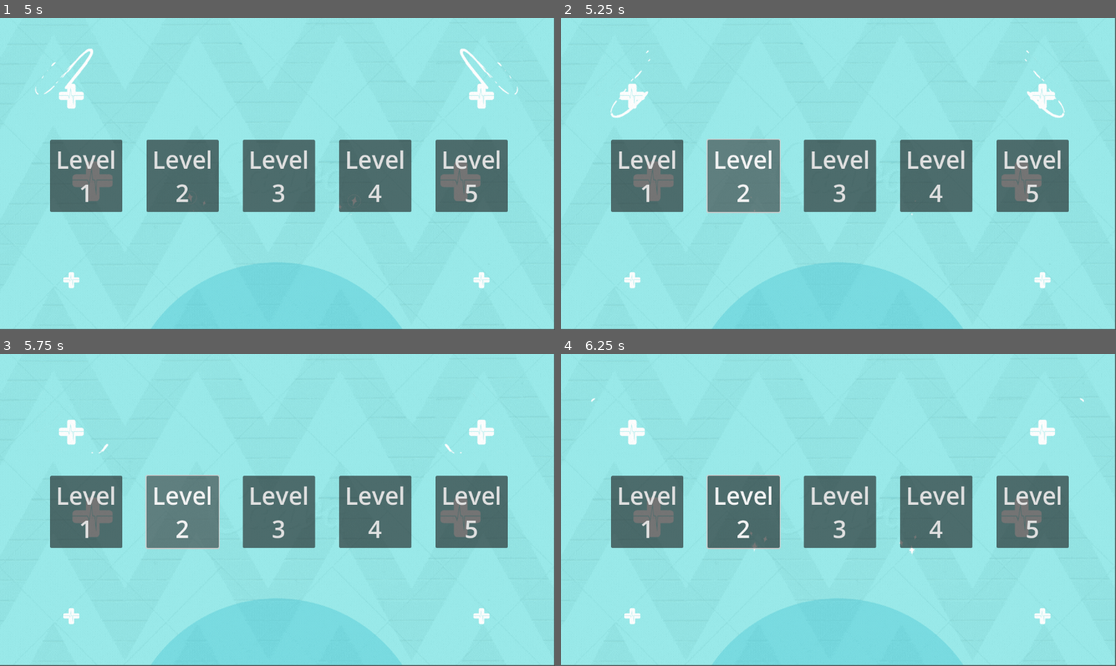
Above: before the commit, frames 1-4 (two rows, left to right).
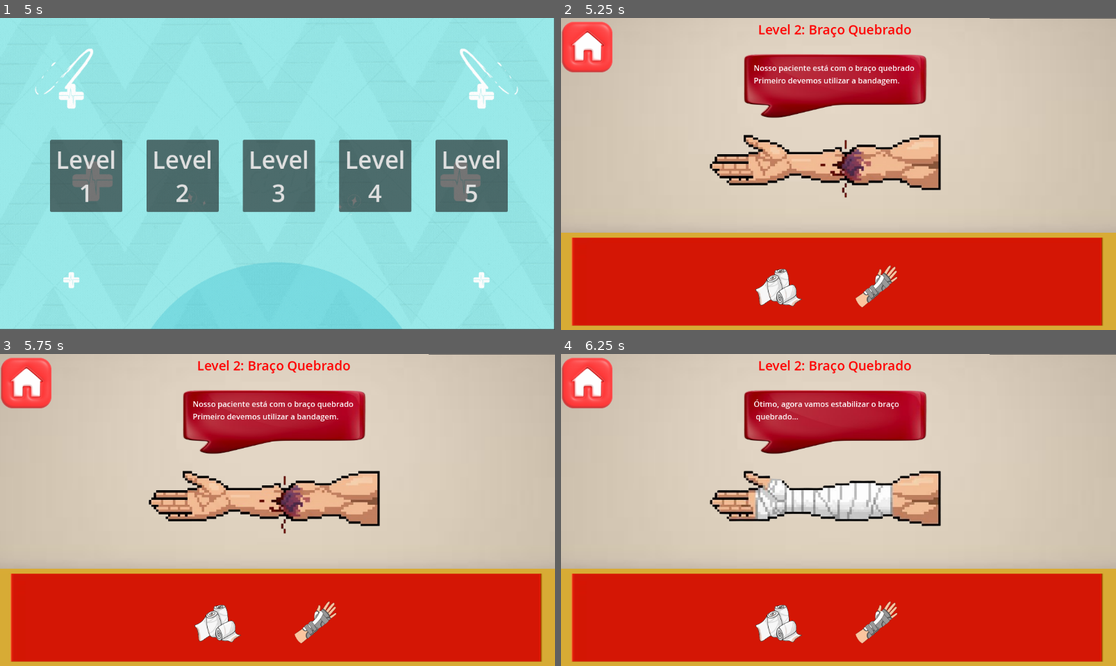
Above: after the commit, the same moments.

Repository: Igorgx/socorristas_jogo
Game: Godot game, scene res://main_menu.tscn
Same seed, same stepped clock (60 frames per second), same inputs: the game is played once before the commit and once after it.
Inputs (mouse positions are in pixels of both pictures, inside the frame that each line leads up to):
- Up to frame 1 (5 s): click "Jogar" at 0.5 s; click "Level 1" at 1.25 s; click (199, 286) at 2 s; click (266, 286) at 2.75 s; click (333, 286) at 3.5 s; click (27, 42) at 4.25 s
- Up to frame 2 (5.25 s): click "Level 2" at 5 s
- Up to frame 3 (5.75 s): no input
- Up to frame 4 (6.25 s): click (777, 622) at 5.77 s

Frame 1 is identical in both runs. In frame 2, 100% of the frame differs, in the area x 0-100%, y 0-100%; in frame 3, 100%; in frame 4, 100%.

Commit message:
música + sound effects, melhor design

Diff:
--- /dev/null
+++ b/socorrista/background_music.tscn
@@ -0,0 +1,7 @@
+[gd_scene load_steps=2 format=3 uid="uid://byq2gyo7kg1eu"]
+
+[ext_resource type="AudioStream" uid="uid://pkdf5d87jnfr" path="res://sprites socorristas/sound/jazz background.mp3" id="1_4m5bw"]
+
+[node name="AudioStreamPlayer" type="AudioStreamPlayer"]
+stream = ExtResource("1_4m5bw")
+autoplay = true
--- a/socorrista/level1.gd
+++ b/socorrista/level1.gd
@@ -2,6 +2,8 @@
 
 @export var item_correto: String = ""
 @export var estado: int = 0
+@onready var sucesso: AudioStreamPlayer = $Sucesso
+@onready var errado: AudioStreamPlayer = $Errado
 
 var selected_item: String = ""
 var estado_anterior: int = -1
@@ -45,8 +47,10 @@
 			estado += 1
 			$MsgErro.visible = false
 			erro_visivel = false
+			sucesso.play()
 		else:
 			mostrar_erro("  Item incorreto!\nTente novamente.")
+			errado.play()
 
 
 func mostrar_erro(msg: String):
--- a/socorrista/level1.tscn
+++ b/socorrista/level1.tscn
@@ -10,6 +10,8 @@
 [ext_resource type="Texture2D" uid="uid://ca85xbih5xfdq" path="res://sprites socorristas/atadura sem fundo.png" id="8_mx85b"]
 [ext_resource type="Texture2D" uid="uid://cw4uo7x0so04w" path="res://sprites socorristas/pomada sem fundo.png" id="9_hx44q"]
 [ext_resource type="Texture2D" uid="uid://duarftutj2dt" path="res://sprites socorristas/botaohome-Photoroom.png" id="10_5j5gb"]
+[ext_resource type="AudioStream" uid="uid://cri1btj13ung1" path="res://sprites socorristas/sound/sucesso.mp3" id="11_hx44q"]
+[ext_resource type="AudioStream" uid="uid://b50e6cjpls5qx" path="res://sprites socorristas/sound/errado.mp3" id="12_n8vhr"]
 
 [sub_resource type="GDScript" id="GDScript_xy4tn"]
 script/source = "extends Area2D
@@ -141,6 +143,13 @@
 scale = Vector2(0.3, 0.3)
 texture_normal = ExtResource("10_5j5gb")
 
+[node name="Sucesso" type="AudioStreamPlayer" parent="."]
+stream = ExtResource("11_hx44q")
+volume_db = 1.0
+
+[node name="Errado" type="AudioStreamPlayer" parent="."]
+stream = ExtResource("12_n8vhr")
+
 [connection signal="pressed" from="UI/BarraItens/Item1" to="." method="_on_item_1_pressed"]
 [connection signal="pressed" from="UI/BarraItens/Item2" to="." method="_on_item_2_pressed"]
 [connection signal="pressed" from="UI/BarraItens/Item3" to="." method="_on_item_3_pressed"]
--- /dev/null
+++ b/socorrista/level2.tscn
@@ -0,0 +1,156 @@
+[gd_scene load_steps=14 format=3 uid="uid://cfxa8qxegwhsf"]
+
+[ext_resource type="Script" uid="uid://crr503f620vgv" path="res://level_2.gd" id="1_rmy57"]
+[ext_resource type="Texture2D" uid="uid://b1g0fp7016134" path="res://sprites socorristas/cena.png" id="2_qulpo"]
+[ext_resource type="Texture2D" uid="uid://be2nvpvknimdl" path="res://sprites socorristas/balaotexto-Photoroom.png" id="3_jifot"]
+[ext_resource type="Texture2D" uid="uid://b7kesqs7mly34" path="res://sprites socorristas/braço quebrado exposto.png" id="4_qulpo"]
+[ext_resource type="Texture2D" uid="uid://ca85xbih5xfdq" path="res://sprites socorristas/atadura sem fundo.png" id="6_8i3m3"]
+[ext_resource type="Script" uid="uid://d4lj4ox08chko" path="res://iten_1.gd" id="6_s8oj7"]
+[ext_resource type="Texture2D" uid="uid://bihvvxll078sr" path="res://sprites socorristas/tala_225.png" id="7_rmy57"]
+[ext_resource type="Texture2D" uid="uid://c33lerbuvl03w" path="res://sprites socorristas/fundovermelho.png" id="8_qulpo"]
+[ext_resource type="Texture2D" uid="uid://duarftutj2dt" path="res://sprites socorristas/botaohome-Photoroom.png" id="8_rmy57"]
+[ext_resource type="AudioStream" uid="uid://b50e6cjpls5qx" path="res://sprites socorristas/sound/errado.mp3" id="10_3opl0"]
+[ext_resource type="AudioStream" uid="uid://cri1btj13ung1" path="res://sprites socorristas/sound/sucesso.mp3" id="11_dc5vx"]
+
+[sub_resource type="GDScript" id="GDScript_xy4tn"]
+script/source = "extends Area2D
+
+func _input_event(_viewport, event, _shape_idx):
+	if event is InputEventMouseButton and event.pressed:
+		var level = get_tree().get_first_node_in_group(\"level_controller\")
+		if level:
+			if level.selected_item == level.item_correto:
+				print(\"✅ Usou o item correto:\", level.selected_item)
+				level.ir_para_proxima_cena()
+			elif level.selected_item != \"\":
+				print(\"❌ Item errado:\", level.selected_item)
+			else:
+				print(\"⚠️ Nenhum item selecionado.\")
+"
+
+[sub_resource type="RectangleShape2D" id="RectangleShape2D_i2041"]
+size = Vector2(479, 120)
+
+[node name="Level2" type="Node2D"]
+script = ExtResource("1_rmy57")
+
+[node name="Cena" type="Sprite2D" parent="."]
+position = Vector2(573.9866, 324.3119)
+rotation = 0.0011901151
+scale = Vector2(4.2145452, 3.543039)
+texture = ExtResource("2_qulpo")
+
+[node name="BemVindo" type="Label" parent="."]
+offset_left = 275.0
+offset_top = 5.0
+offset_right = 861.99994
+offset_bottom = 116.00003
+theme_override_colors/font_color = Color(1, 0, 0, 1)
+theme_override_font_sizes/font_size = 27
+text = "Level 2: Braço Quebrado
+"
+horizontal_alignment = 1
+
+[node name="BalaoTextoIntro" type="Sprite2D" parent="."]
+position = Vector2(567.5, 142)
+scale = Vector2(1.4966668, 0.6466666)
+texture = ExtResource("3_jifot")
+
+[node name="Intro" type="Label" parent="."]
+offset_left = 400.0
+offset_top = 92.0
+offset_right = 683.0
+offset_bottom = 167.0
+text = "Nosso paciente está com o braço quebrado
+Primeiro devemos utilizar a bandagem."
+
+[node name="BraçoMachucado" type="Area2D" parent="."]
+position = Vector2(549, 303)
+script = SubResource("GDScript_xy4tn")
+
+[node name="Sprite2D" type="Sprite2D" parent="BraçoMachucado"]
+texture = ExtResource("4_qulpo")
+
+[node name="CollisionShape2D" type="CollisionShape2D" parent="BraçoMachucado"]
+position = Vector2(0.5, 2)
+shape = SubResource("RectangleShape2D_i2041")
+
+[node name="UI" type="Control" parent="."]
+layout_mode = 3
+anchors_preset = 0
+offset_left = 242.0
+offset_top = 450.0
+offset_right = 856.0
+offset_bottom = 641.0
+
+[node name="BarraItens" type="HBoxContainer" parent="UI"]
+custom_minimum_size = Vector2(600, 120)
+layout_mode = 1
+anchors_preset = 7
+anchor_left = 0.5
+anchor_top = 1.0
+anchor_right = 0.5
+anchor_bottom = 1.0
+offset_left = -237.0
+offset_top = -141.0
+offset_right = 723.0
+offset_bottom = 84.0
+grow_horizontal = 2
+grow_vertical = 0
+scale = Vector2(0.5, 0.5)
+theme_override_constants/separation = 44
+alignment = 1
+
+[node name="Item1" type="TextureButton" parent="UI/BarraItens"]
+custom_minimum_size = Vector2(100, 100)
+layout_mode = 2
+texture_normal = ExtResource("6_8i3m3")
+script = ExtResource("6_s8oj7")
+item_name = "Bandagem"
+
+[node name="Item2" type="TextureButton" parent="UI/BarraItens"]
+custom_minimum_size = Vector2(100, 100)
+layout_mode = 2
+script = ExtResource("6_s8oj7")
+item_name = "Tala"
+
+[node name="Item3" type="TextureButton" parent="UI/BarraItens"]
+custom_minimum_size = Vector2(225, 225)
+layout_mode = 2
+texture_normal = ExtResource("7_rmy57")
+stretch_mode = 0
+script = ExtResource("6_s8oj7")
+item_name = "Tala"
+
+[node name="Fundovermelho" type="Sprite2D" parent="UI/BarraItens"]
+show_behind_parent = true
+position = Vector2(523.0001, 95)
+scale = Vector2(3.702876, 1.2971245)
+texture = ExtResource("8_qulpo")
+
+[node name="Home" type="TextureButton" parent="."]
+offset_left = 2.0
+offset_top = 8.0
+offset_right = 352.0
+offset_bottom = 358.0
+scale = Vector2(0.3, 0.3)
+texture_normal = ExtResource("8_rmy57")
+
+[node name="MsgErro" type="Label" parent="."]
+visible = false
+offset_left = 1236.0
+offset_top = 16.0
+offset_right = 1369.0
+offset_bottom = 110.0
+theme_override_colors/font_color = Color(0.81738645, 0, 0.0071710967, 1)
+
+[node name="Errado" type="AudioStreamPlayer" parent="."]
+stream = ExtResource("10_3opl0")
+
+[node name="Sucesso" type="AudioStreamPlayer" parent="."]
+stream = ExtResource("11_dc5vx")
+
+[connection signal="pressed" from="UI/BarraItens/Item1" to="." method="_on_item_1_pressed"]
+[connection signal="pressed" from="UI/BarraItens/Item2" to="." method="_on_item_2_pressed"]
+[connection signal="pressed" from="UI/BarraItens/Item3" to="." method="_on_item_3_pressed"]
+[connection signal="pressed" from="Home" to="." method="_on_home_pressed"]
--- a/socorrista/level3_scene.tscn
+++ b/socorrista/level3_scene.tscn
@@ -9,6 +9,8 @@
 [ext_resource type="Texture2D" uid="uid://ciniweiwxla3d" path="res://sprites socorristas/pomada.png" id="7_8diw4"]
 [ext_resource type="Texture2D" uid="uid://bu1hilfytchdi" path="res://sprites socorristas/braço estendido.png" id="8_8diw4"]
 [ext_resource type="Texture2D" uid="uid://cdd2h4yr4w8qv" path="res://sprites socorristas/braço estendido bandagens.png" id="9_qa20f"]
+[ext_resource type="AudioStream" uid="uid://b50e6cjpls5qx" path="res://sprites socorristas/sound/errado.mp3" id="10_b1iar"]
+[ext_resource type="AudioStream" uid="uid://cri1btj13ung1" path="res://sprites socorristas/sound/sucesso.mp3" id="11_mble2"]
 
 [node name="Node2D" type="Node2D"]
 position = Vector2(580, 280)
@@ -98,6 +100,12 @@
 visible = false
 texture = ExtResource("9_qa20f")
 
+[node name="Errado" type="AudioStreamPlayer" parent="."]
+stream = ExtResource("10_b1iar")
+
+[node name="Sucesso" type="AudioStreamPlayer" parent="."]
+stream = ExtResource("11_mble2")
+
 [connection signal="pressed" from="Itens_Conteiner/Button_Agua" to="." method="_on_button_agua_pressed"]
 [connection signal="pressed" from="Itens_Conteiner/Button_Alcool" to="." method="_on_button_alcool_pressed"]
 [connection signal="pressed" from="Itens_Conteiner/Button_Atadura" to="." method="_on_button_atadura_pressed"]
--- /dev/null
+++ b/socorrista/level_2.gd
@@ -0,0 +1,74 @@
+extends Node2D
+
+@export var item_correto: String = ""
+@export var estado: int = 0
+@onready var errado: AudioStreamPlayer = $Errado
+@onready var sucesso: AudioStreamPlayer = $Sucesso
+
+var selected_item: String = ""
+var estado_anterior: int = -1
+var erro_timer := 0.0
+var erro_visivel := false
+
+
+func _process(delta):
+	if estado != estado_anterior:
+		estado_anterior = estado
+
+		match estado:
+
+			1:
+				$BraçoMachucado/Sprite2D.texture = load("res://sprites socorristas/braço_bandagem.png")
+				$Intro.text = "Ótimo, agora vamos estabilizar o braço\n quebrado..."
+			2:
+				$BraçoMachucado/Sprite2D.texture = load("res://sprites socorristas/braço_tala.png")
+				$Intro.text = "Excelente! Agora o braço está estabilizado e\n enfaixado. Paciente liberado!"
+
+	# Se a mensagem de erro estiver visível, conta o tempo e some depois de 2 segundos
+	if erro_visivel:
+		erro_timer -= delta
+		if erro_timer <= 0:
+			erro_visivel = false
+			$MsgErro.visible = false
+
+
+func ver_se_certo(item: String):
+	var item_certo_por_estado = {
+		0: "Bandagem",
+		1: "Tala"
+	}
+
+	if item_certo_por_estado.has(estado):
+		if item == item_certo_por_estado[estado]:
+			estado += 1
+			$MsgErro.visible = false
+			erro_visivel = false
+			sucesso.play()
+		else:
+			mostrar_erro("  Item incorreto!\nTente novamente.")
+			errado.play()
+
+
+func mostrar_erro(msg: String):
+	var label = $MsgErro
+	label.text = msg
+	label.visible = true
+	erro_timer = 2.0
+	erro_visivel = true
+
+
+func _on_item_1_pressed() -> void:
+	selected_item = "Bandagem"
+	ver_se_certo(selected_item)
+
+
+func _on_item_3_pressed() -> void:
+	selected_item = "Tala"
+	ver_se_certo(selected_item)
+
+func _on_texture_button_pressed() -> void:
+	get_tree().change_scene_to_file("res://level_select.tscn")
+
+
+func _on_home_pressed() -> void:
+	get_tree().change_scene_to_file("res://level_select.tscn")
--- a/socorrista/level_3_scene.gd
+++ b/socorrista/level_3_scene.gd
@@ -5,6 +5,8 @@
 @onready var bracoLimpo = $BracoEstendido
 @onready var bracoAtadura = $BracoAtadura
 @onready var mensagem = $MensagemLabel
+@onready var errado: AudioStreamPlayer = $Errado
+@onready var sucesso: AudioStreamPlayer = $Sucesso
 
 # Carrega as imagens (ajuste os nomes conforme seus arquivos)
 var braco_queimado = preload("res://sprites socorristas/braço queimadura.png")
@@ -20,17 +22,22 @@
 	bracoQueimadura.texture = braco_limpo
 	estado = "limpo"
 	mensagem.text = "Boa! Você limpou o ferimento."
+	sucesso.play()
 
 func _on_button_alcool_pressed() -> void:
 	mensagem.text = "Item errado! Álcool não deve ser usado em queimaduras."
+	errado.play()
 
 func _on_button_atadura_pressed() -> void:
 	if estado == "limpo":
 		bracoQueimadura.texture = braco_atadura
 		mensagem.text = "Perfeito! O ferimento foi protegido com a atadura."
 		estado = "tratado"
+		sucesso.play()
 	else:
 		mensagem.text = "Item errado! Primeiro lave o ferimento com água."
+		errado.play()
 
 func _on_button_pomada_pressed() -> void:
 	mensagem.text = "Item errado! O ferimento ainda não foi limpo."
+	errado.play()
--- a/socorrista/level_select.gd
+++ b/socorrista/level_select.gd
@@ -3,10 +3,11 @@
 func _on_level_1_pressed() -> void:
 	get_tree().change_scene_to_file("res://level1.tscn")
 
+func _on_level_2_pressed() -> void:
+	get_tree().change_scene_to_file("res://level2.tscn")
 
 func _on_level_3_pressed() -> void:
 	get_tree().change_scene_to_file("res://level3_scene.tscn")
 
-
 func _on_level_4_pressed() -> void:
 	get_tree().change_scene_to_file("res://level_4.tscn")
--- a/socorrista/project.godot
+++ b/socorrista/project.godot
@@ -14,3 +14,7 @@
 run/main_scene="uid://bri3e0pk58yse"
 config/features=PackedStringArray("4.5", "Forward Plus")
 config/icon="res://icon.svg"
+
+[autoload]
+
+BackgroundMusic="*res://background_music.tscn"
Not shown: 1 places in socorrista/level1.tscn that only renumber resources
Not shown: 1 places in socorrista/level3_scene.tscn that only renumber resources
Not shown, added: socorrista/level_2.gd.uid
Binary file added: socorrista/sprites socorristas/braço_bandagem.png
Not shown, added: socorrista/sprites socorristas/braço_bandagem.png.import
Binary file added: socorrista/sprites socorristas/braço_tala.png
Not shown, added: socorrista/sprites socorristas/braço_tala.png.import
Not shown, added: socorrista/sprites socorristas/coracao.png.import
Not shown, added: socorrista/sprites socorristas/cprbegin.png.import
Not shown, added: socorrista/sprites socorristas/sound/errado.mp3.import
Not shown, added: socorrista/sprites socorristas/sound/jazz background.mp3.import
Not shown, added: socorrista/sprites socorristas/sound/sucesso.mp3.import
(and 9 more such lines)
